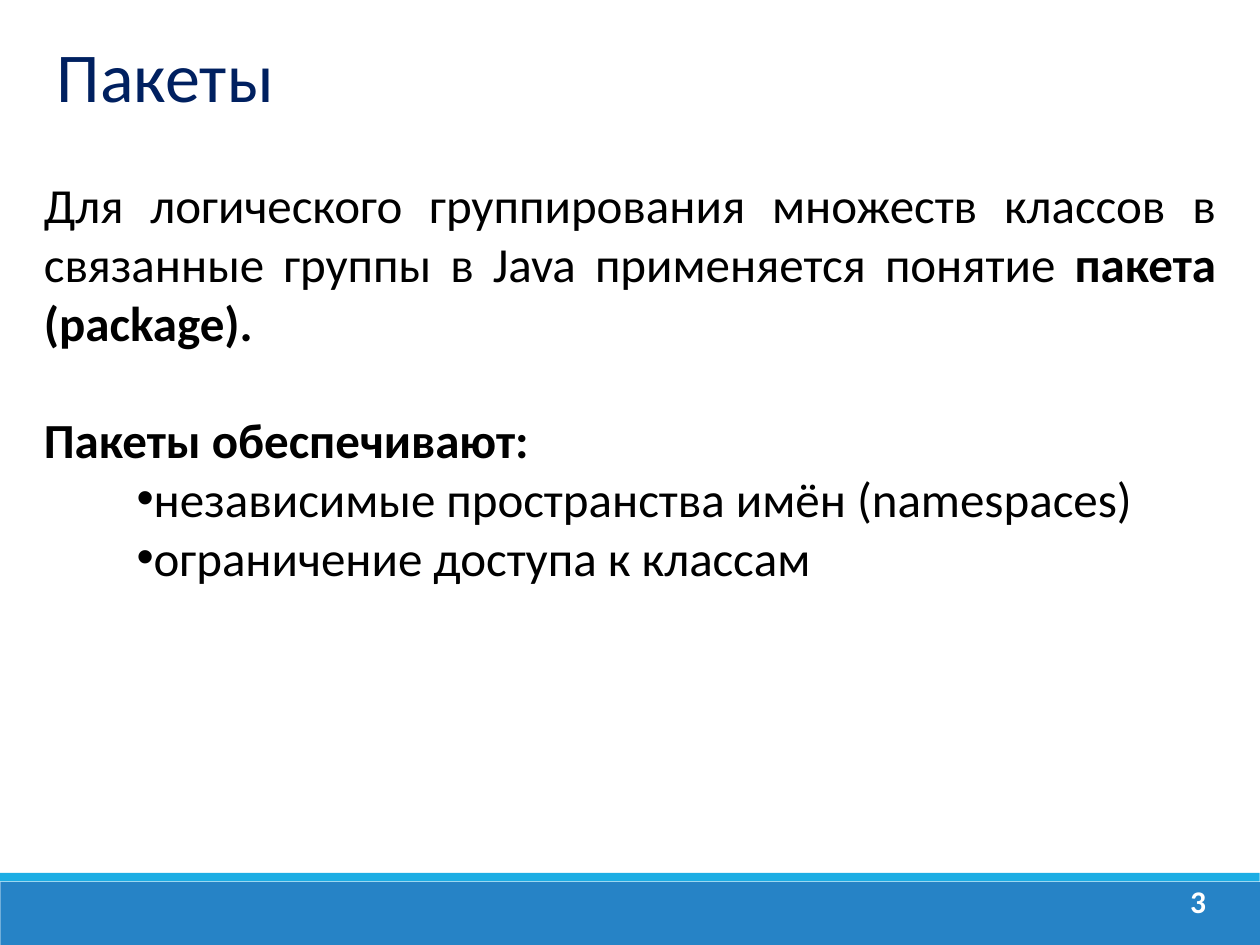
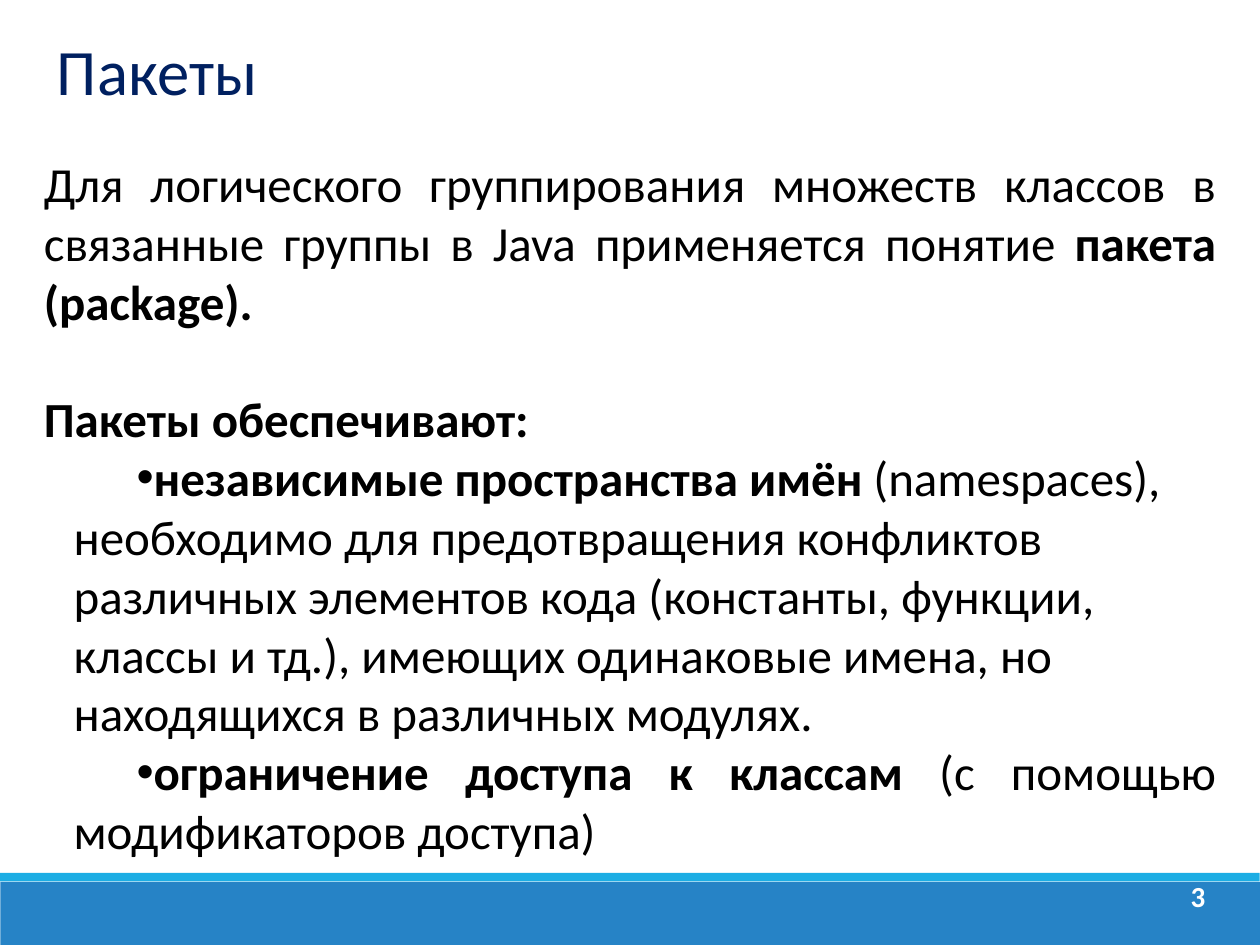
Before and after one commit to dmitry-academy/academy_old, a slide deck: slide 3 of academy/resources/presentations/Java Lection 5. Пакеты.Math.String.ppt. Drawn at 1260x945 pixels with LibreOffice and Linux fonts; fonts in the diff are those of the drawing; background and template pictures are left out. Boxes give left, top, right and bottom in pixels: in the first picture for what was removed or moved away, otherwise in the second. Text is boxed around its words. In the diff, an @@ line names an element or a change of style, - is before the commit and + after.

```diff
--- a/academy/resources/presentations/Java Lection 5. Пакеты.Math.String.ppt
+++ b/academy/resources/presentations/Java Lection 5. Пакеты.Math.String.ppt
@@ text "Пакеты" at [57,53,257,96]: size 40 to 37 pt; line spacing 1 to 0.9 @@
@@ text "Для логического группирования множеств классов ...": place and size @@
-text "Для логического группирования множеств классов ..." at [44,191,1216,584]
+text "Для логического группирования множеств классов ..." at [44,170,1216,857]
@@ text at [74,460,1216,857]: text changed @@
-• независимые пространства имён (namespaces)
-• ограничение доступа к классам
+• независимые пространства имён (namespaces), необходимо для предотвращения конфликтов различных элементов кода (константы, функции, классы и тд.), имеющих одинаковые имена, но находящихся в различных модулях.
+• ограничение доступа к классам (с помощью модификаторов доступа)
@@ page number at [1191,888,1206,907]: size 18 to 16.6 pt; line spacing 1 to 0.9 @@
```
Also in this commit, not shown: 23 other slides changed, 24 other files.
